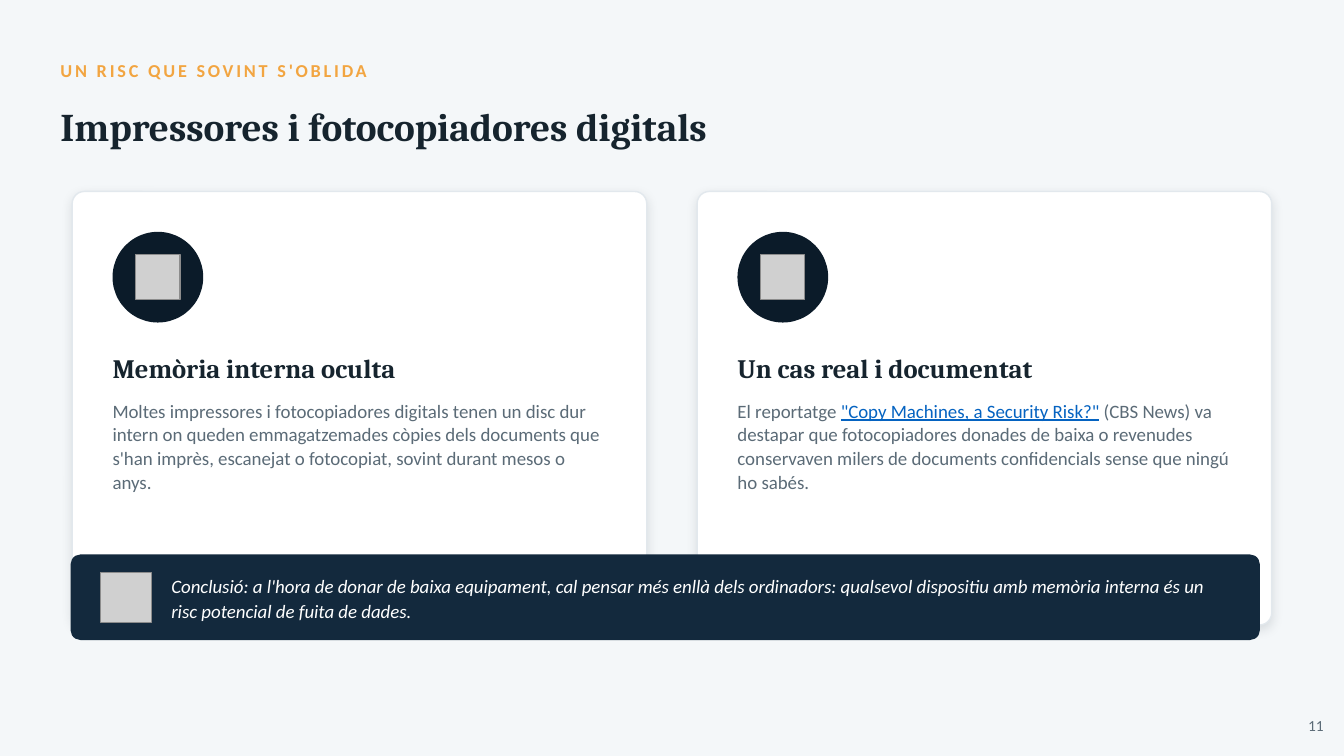
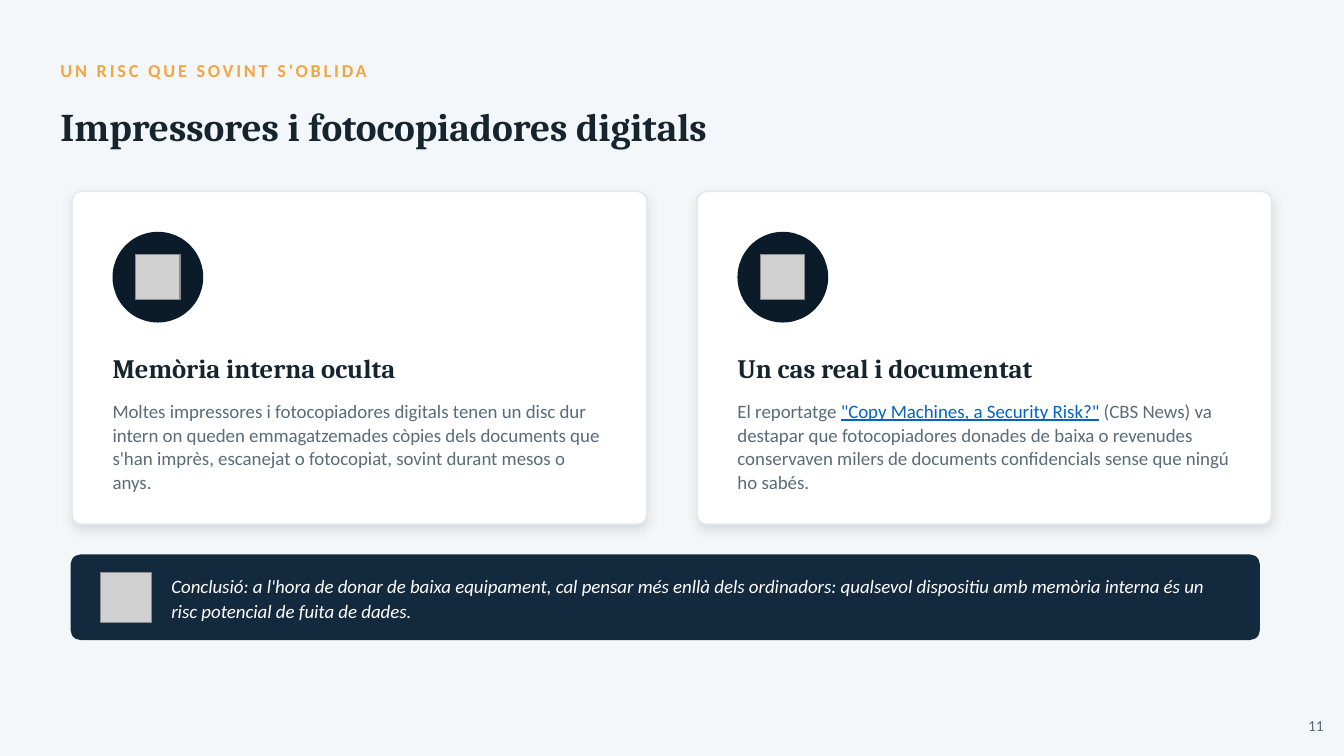
Before and after one commit to joansanchezescudero/SMX_0226_Seguretat_Informatica, a slide deck: slide 11 of RA2 - Emmagatzematge i copies de seguretat/AA1 - Protegint les dades/RA2_AA1_Protegint_les_dades.pptx. Drawn at 1344x756 pixels with LibreOffice and Linux fonts; fonts in the diff are those of the drawing; grey boxes stand for pictures. Boxes give left, top, right and bottom in pixels: in the first picture for what was removed or moved away, otherwise in the second. Text is boxed around its words. In the diff, an @@ line names an element or a change of style, - is before the commit and + after.

```diff
--- a/RA2 - Emmagatzematge i copies de seguretat/AA1 - Protegint les dades/RA2_AA1_Protegint_les_dades.pptx
+++ b/RA2 - Emmagatzematge i copies de seguretat/AA1 - Protegint les dades/RA2_AA1_Protegint_les_dades.pptx
@@ rounded rectangle resized from (x1=73, y1=192, x2=647, y2=625) to (x1=73, y1=192, x2=647, y2=524) @@
@@ rounded rectangle resized from (x1=698, y1=192, x2=1272, y2=625) to (x1=698, y1=192, x2=1272, y2=524) @@
```
Also in this commit, not shown: 2 other slides changed, 1 other file.
